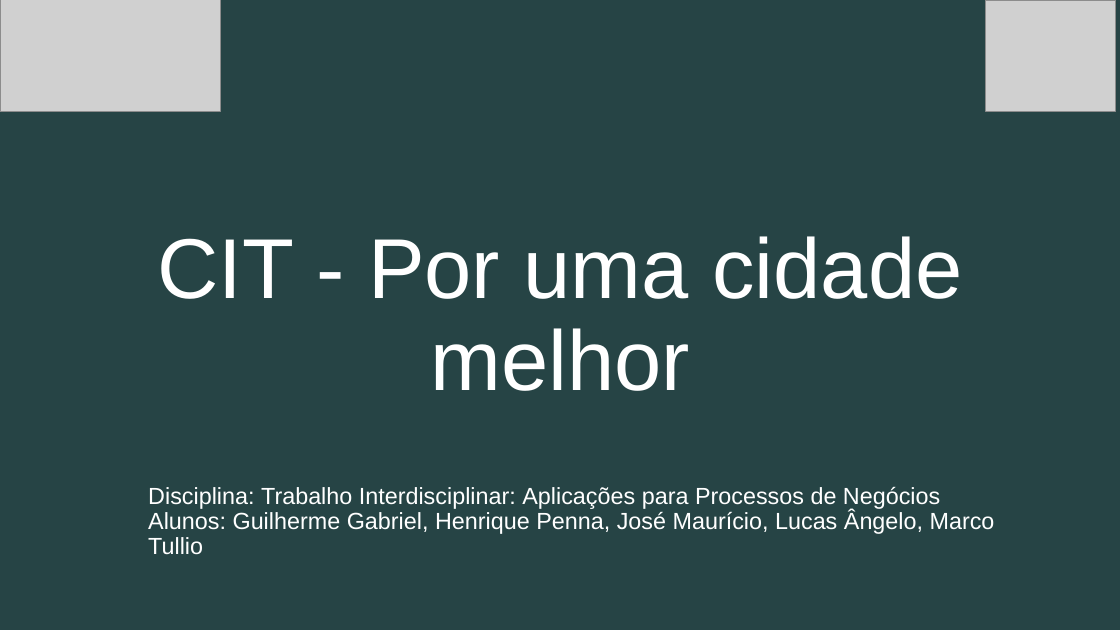
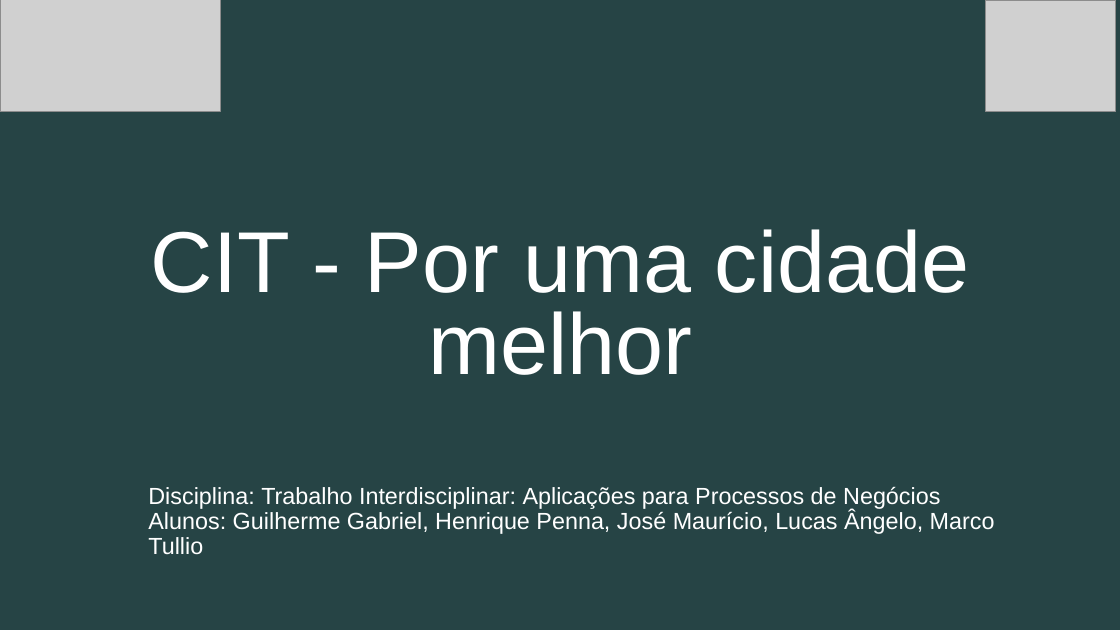
Before and after one commit to ICEI-PUC-Minas-PPLES-TI/plf-es-2020-2-tiii-0940100-cit, a slide deck: slide 1 of Divulgacao/Apresentacao/ProjetoCIT.pptx. Drawn at 1120x630 pixels with LibreOffice and Linux fonts; fonts in the diff are those of the drawing; grey boxes stand for pictures. Boxes give left, top, right and bottom in pixels: in the first picture for what was removed or moved away, otherwise in the second. Text is boxed around its words. In the diff, an @@ line names an element or a change of style, - is before the commit and + after.

```diff
--- a/Divulgacao/Apresentacao/ProjetoCIT.pptx
+++ b/Divulgacao/Apresentacao/ProjetoCIT.pptx
@@ subtitle "CIT - Por uma cidade ..." at (151, 229, 969, 375): size 72.8 to 74 pt; line spacing 0.9 to 0.8 @@
@@ title at (148, 487, 995, 555): text changed @@
-Disciplina: Trabalho Interdisciplinar: Aplicações para Processos de Negócios
-Alunos: Guilherme Gabriel, Henrique Penna, José Maurício, Lucas Ângelo, Marco Tullio
+Disciplina: Trabalho Interdisciplinar: Aplicações para Processos de Negócios
+Alunos: Guilherme Gabriel, Henrique Penna, José Maurício, Lucas Ângelo, Marco Tullio
```
Also in this commit, not shown: 7 other slides changed.
